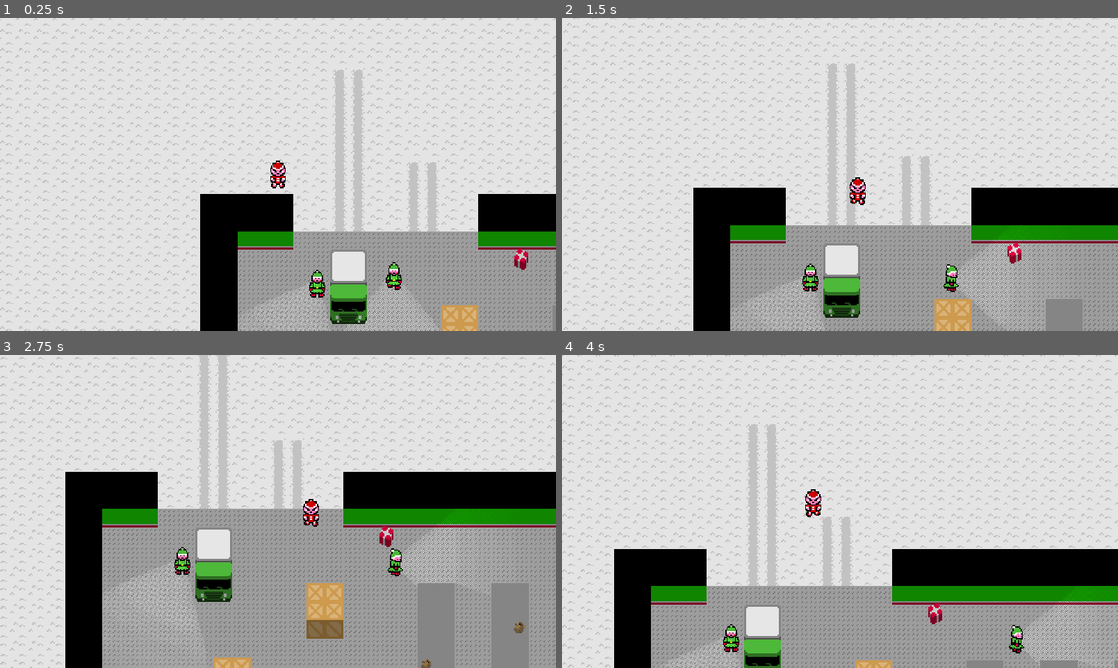
Above: before the commit, frames 1-4 (two rows, left to right).
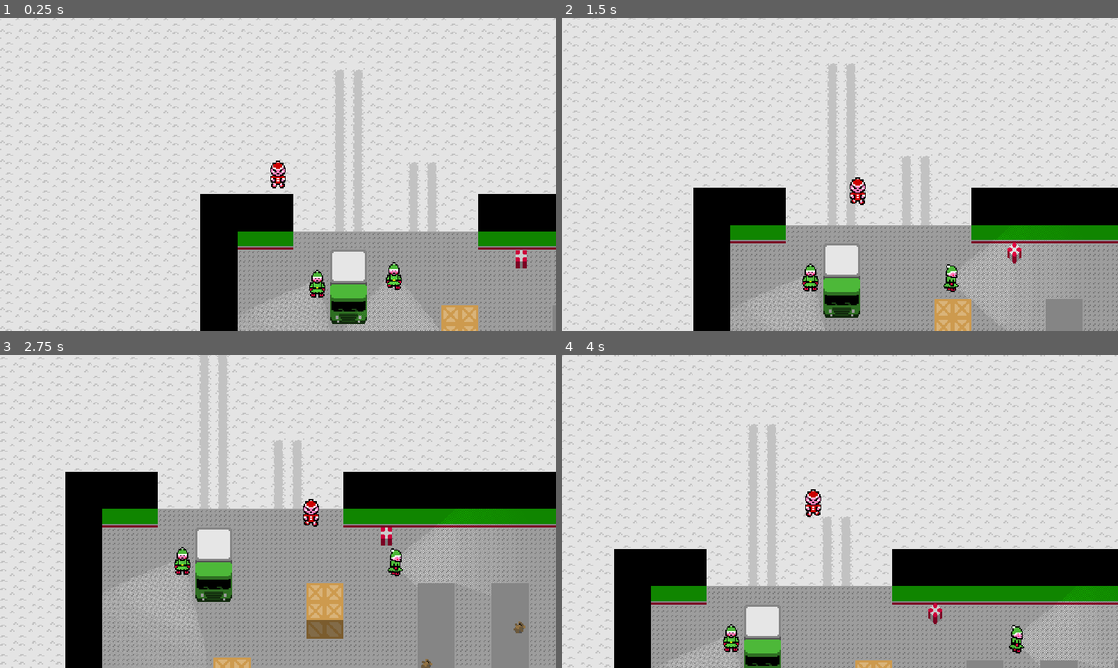
Above: after the commit, the same moments.

Repository: rthurmed/RobbingSanta
Game: Godot game, scene res://Main.tscn
The game is run twice, just before and just after one commit, with the same random seed, the same clock (stepped at 60 frames per second) and the same inputs.
Inputs:
- Up to frame 1 (0.25 s): no input
- Up to frame 2 (1.5 s): hold Right (move_right) 0.53-1.28 s; hold Down (move_down) from 1.28 s (still down)
- Up to frame 3 (2.75 s): release Down (move_down) at 2.03 s; hold Right (move_right) from 2.03 s (still down)
- Up to frame 4 (4 s): release Right (move_right) at 2.78 s; hold Up (move_up) 2.78-3.53 s; hold Left (move_left) from 3.53 s (still down)

The runs differ from the first frame. In frame 1, less than 0.1% of the frame differs, in the area x 92-95%, y 73-81%; in frame 2, less than 0.1%; in frame 3, less than 0.1%; in frame 4, less than 0.1%.

Commit message:
Collecting gifts mechanic

Diff:
--- /dev/null
+++ b/Gift.gd
@@ -0,0 +1,8 @@
+extends Area2D
+
+signal giftpicked
+
+func _on_Gift_body_entered(body):
+	if body.name == "Player":
+		emit_signal("giftpicked")
+		queue_free()
--- a/Present.tscn
+++ b/Gift.tscn
@@ -1,26 +1,27 @@
-[gd_scene load_steps=8 format=2]
+[gd_scene load_steps=9 format=2]
 
 [ext_resource path="res://assets/present-spritesheet.png" type="Texture" id=1]
+[ext_resource path="res://Gift.gd" type="Script" id=2]
+
+[sub_resource type="AtlasTexture" id=1]
+atlas = ExtResource( 1 )
+region = Rect2( 0, 0, 12, 18 )
 
 [sub_resource type="AtlasTexture" id=2]
 atlas = ExtResource( 1 )
-region = Rect2( 0, 0, 12, 18 )
+region = Rect2( 12, 0, 12, 18 )
 
 [sub_resource type="AtlasTexture" id=3]
 atlas = ExtResource( 1 )
-region = Rect2( 12, 0, 12, 18 )
+region = Rect2( 24, 0, 12, 18 )
 
 [sub_resource type="AtlasTexture" id=4]
 atlas = ExtResource( 1 )
-region = Rect2( 24, 0, 12, 18 )
-
-[sub_resource type="AtlasTexture" id=5]
-atlas = ExtResource( 1 )
 region = Rect2( 36, 0, 12, 18 )
 
-[sub_resource type="SpriteFrames" id=1]
+[sub_resource type="SpriteFrames" id=5]
 animations = [ {
-"frames": [ SubResource( 2 ), SubResource( 3 ), SubResource( 4 ), SubResource( 5 ) ],
+"frames": [ SubResource( 1 ), SubResource( 2 ), SubResource( 3 ), SubResource( 4 ) ],
 "loop": true,
 "name": "default",
 "speed": 8.0
@@ -28,13 +29,16 @@
 
 [sub_resource type="CircleShape2D" id=6]
 
-[node name="Present" type="Area2D"]
+[node name="Gift" type="Area2D"]
+script = ExtResource( 2 )
 
 [node name="AnimatedSprite" type="AnimatedSprite" parent="."]
-frames = SubResource( 1 )
+frames = SubResource( 5 )
+frame = 3
 playing = true
 
 [node name="CollisionShape2D" type="CollisionShape2D" parent="."]
 shape = SubResource( 6 )
 
 [node name="YSort" type="YSort" parent="."]
+[connection signal="body_entered" from="." to="." method="_on_Gift_body_entered"]
--- a/Main.tscn
+++ b/Main.tscn
@@ -2,7 +2,7 @@
 
 [ext_resource path="res://assets/block-spritesheet.png" type="Texture" id=1]
 [ext_resource path="res://Player.tscn" type="PackedScene" id=2]
-[ext_resource path="res://Present.tscn" type="PackedScene" id=3]
+[ext_resource path="res://Gift.tscn" type="PackedScene" id=3]
 [ext_resource path="res://Elf.tscn" type="PackedScene" id=4]
 
 [sub_resource type="TileSet" id=1]
@@ -393,19 +393,31 @@
 smoothing_enabled = true
 smoothing_speed = 3.0
 
-[node name="Presents" type="Node" parent="."]
-
-[node name="Present1" parent="Presents" instance=ExtResource( 3 )]
+[node name="Gifts" type="Node" parent="."]
+
+[node name="Gift1" parent="Gifts" instance=ExtResource( 3 )]
 position = Vector2( 391, 72 )
 
-[node name="Present2" parent="Presents" instance=ExtResource( 3 )]
+[node name="Gift2" parent="Gifts" instance=ExtResource( 3 )]
 position = Vector2( 562, 342 )
 
-[node name="Present3" parent="Presents" instance=ExtResource( 3 )]
+[node name="Gift3" parent="Gifts" instance=ExtResource( 3 )]
 position = Vector2( 658, 77 )
 
-[node name="Present4" parent="Presents" instance=ExtResource( 3 )]
+[node name="Gift4" parent="Gifts" instance=ExtResource( 3 )]
 position = Vector2( 861, 356 )
+
+[node name="Gift5" parent="Gifts" instance=ExtResource( 3 )]
+position = Vector2( 162, 315 )
+
+[node name="Gift6" parent="Gifts" instance=ExtResource( 3 )]
+position = Vector2( 561, 95 )
+
+[node name="Gift7" parent="Gifts" instance=ExtResource( 3 )]
+position = Vector2( 939, 77 )
+
+[node name="Gift8" parent="Gifts" instance=ExtResource( 3 )]
+position = Vector2( 167, 502 )
 
 [node name="Paths" type="Node" parent="."]
 
@@ -490,6 +502,14 @@
 
 [node name="Elf" parent="StadingElfs/Node2D2" instance=ExtResource( 4 )]
 facing_at = 180.0
+[connection signal="giftpicked" from="Gifts/Gift1" to="Player" method="_on_Gift_giftpicked"]
+[connection signal="giftpicked" from="Gifts/Gift2" to="Player" method="_on_Gift_giftpicked"]
+[connection signal="giftpicked" from="Gifts/Gift3" to="Player" method="_on_Gift_giftpicked"]
+[connection signal="giftpicked" from="Gifts/Gift4" to="Player" method="_on_Gift_giftpicked"]
+[connection signal="giftpicked" from="Gifts/Gift5" to="Player" method="_on_Gift_giftpicked"]
+[connection signal="giftpicked" from="Gifts/Gift6" to="Player" method="_on_Gift_giftpicked"]
+[connection signal="giftpicked" from="Gifts/Gift7" to="Player" method="_on_Gift_giftpicked"]
+[connection signal="giftpicked" from="Gifts/Gift8" to="Player" method="_on_Gift_giftpicked"]
 [connection signal="playerfound" from="Paths/Path2D1/PathFollow2D/Elf" to="Player" method="_on_Elf_playerfound"]
 [connection signal="playerfound" from="Paths/Path2D2/PathFollow2D/Elf" to="Player" method="_on_Elf_playerfound"]
 [connection signal="playerfound" from="Paths/Path2D3/PathFollow2D/Elf" to="Player" method="_on_Elf_playerfound"]
--- a/Player.gd
+++ b/Player.gd
@@ -2,6 +2,8 @@
 
 const SPEED = 100
 
+onready var gift_count = get_tree().get_current_scene().get_node("Gifts").get_child_count()
+var gifts_picked = 0
 var found = false
 
 func _process(delta):
@@ -37,3 +39,10 @@
 
 func _on_Elf_playerfound():
 	found = true
+
+func _on_Gift_giftpicked():
+	gifts_picked += 1
+	print(gifts_picked, "/", gift_count)
+	if gifts_picked >= gift_count:
+		# Win
+		pass
